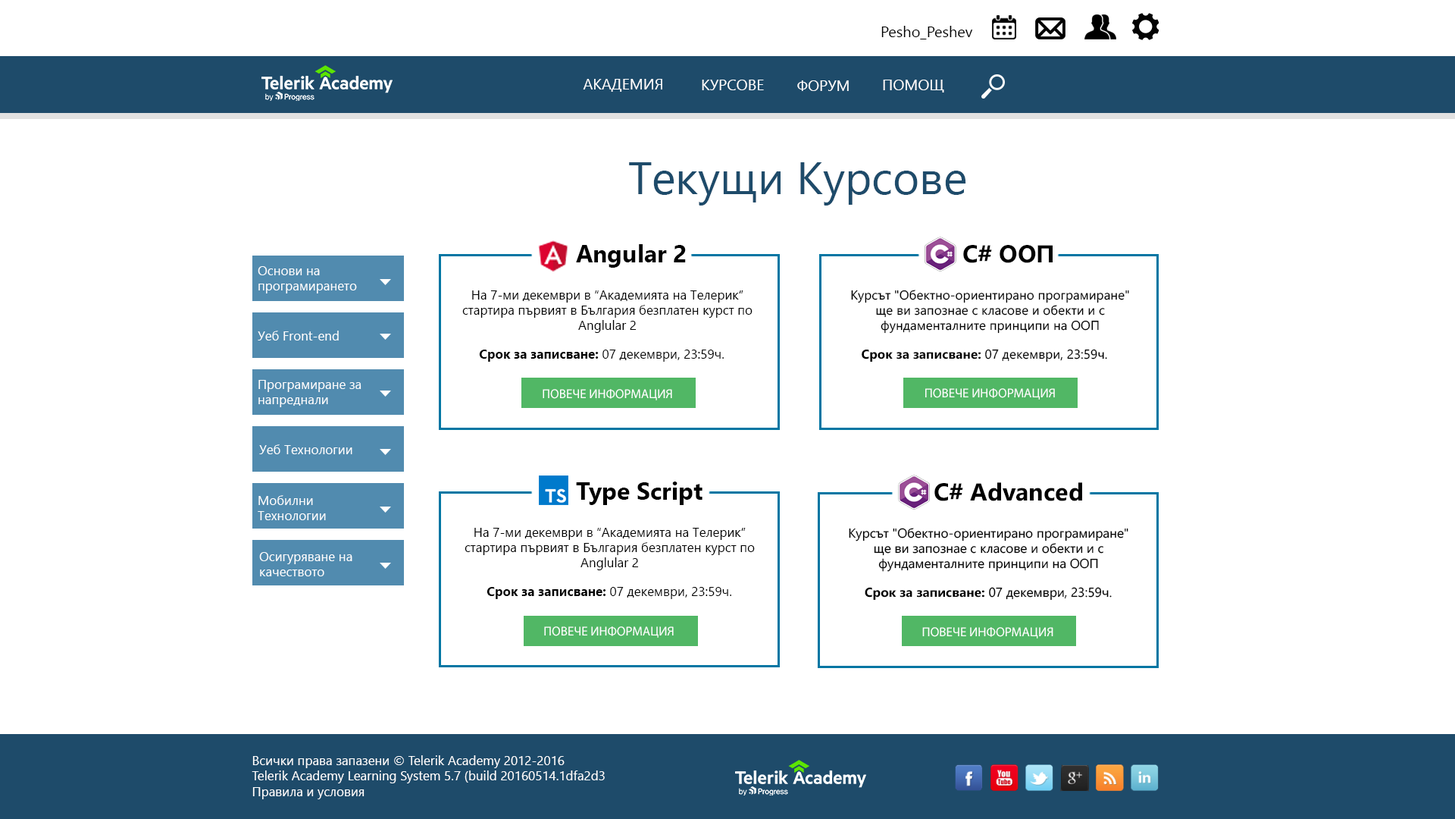
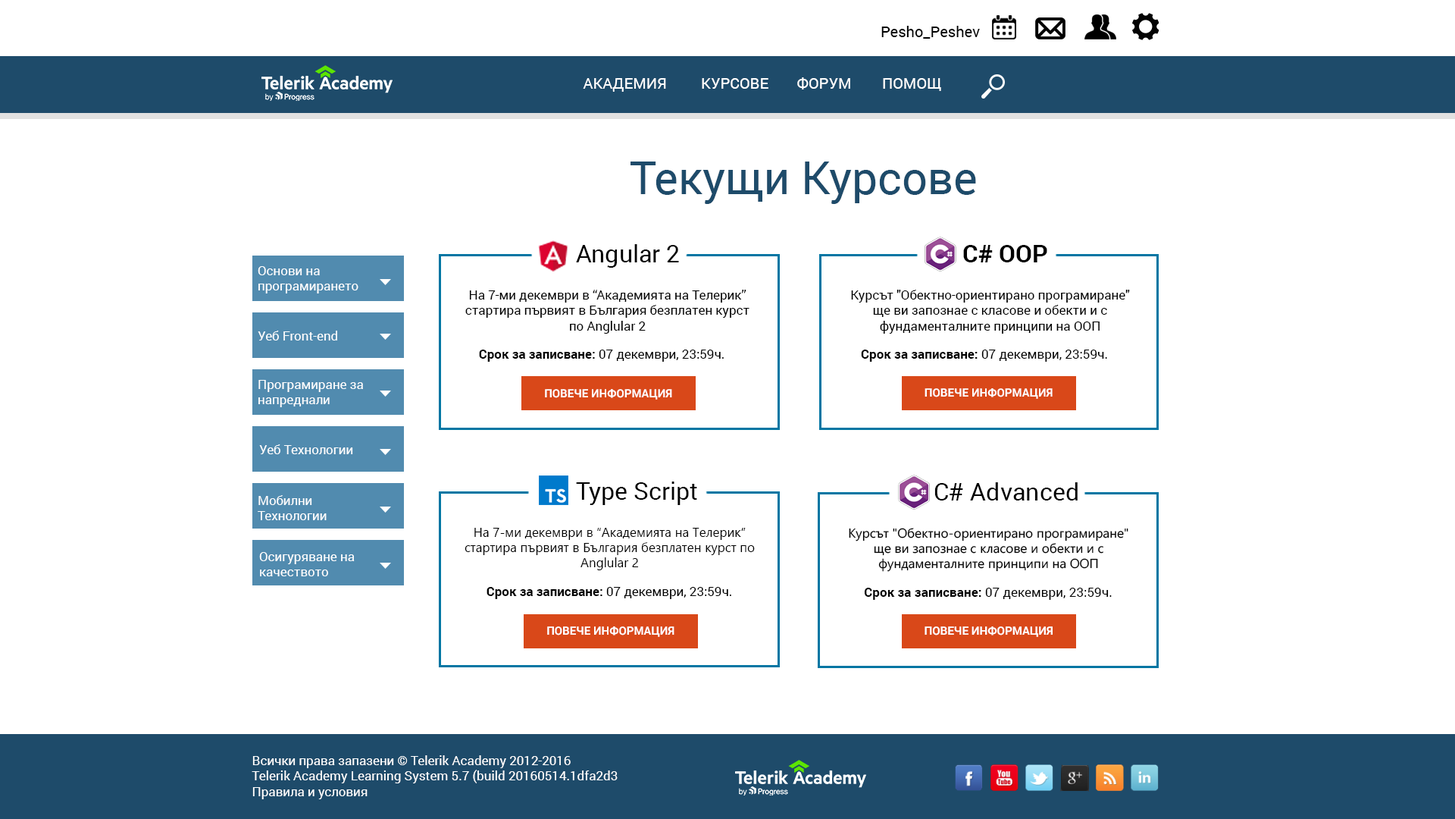
Two versions of the same layered image (1455x819). Layer-by-layer changes:
painted on "page header" over [629, 161, 977, 206]
painted on "course name" (1st of 4, in "course info 4") over [934, 482, 1083, 502]
painted on "deadline" (1st of 4, in "course info 4") over [864, 586, 1112, 601]
painted on "btn text" (1st of 4, in "course info 4") over [922, 626, 1054, 639]
painted on "btn background" (1st of 4, in "course info 4") over [902, 613, 1077, 649]
painted on "course name" (2nd of 4, in "course info 3") over [576, 481, 703, 505]
painted on "deadline" (2nd of 4, in "course info 3") over [486, 586, 732, 599]
painted on "btn text" (2nd of 4, in "course info 3") over [544, 626, 675, 638]
painted on "btn background" (2nd of 4, in "course info 3") over [523, 613, 699, 649]
painted on "course name" (3rd of 4, in "course info 2") over [963, 244, 1053, 264]
painted on "course info" (3rd of 4, in "course info 2") over [851, 289, 1131, 334]
painted on "deadline" (3rd of 4, in "course info 2") over [861, 348, 1108, 363]
painted on "btn text" (3rd of 4, in "course info 2") over [924, 388, 1056, 400]
painted on "btn background" (3rd of 4, in "course info 2") over [902, 375, 1078, 411]
painted on "course name" (4th of 4, in "course info 1") over [576, 244, 686, 268]
painted on "course info" (4th of 4, in "course info 1") over [462, 289, 753, 334]
painted on "deadline" (4th of 4, in "course info 1") over [479, 349, 724, 362]
painted on "btn text" (4th of 4, in "course info 1") over [542, 388, 673, 401]
painted on "btn background" (4th of 4, in "course info 1") over [521, 375, 696, 411]
painted on "Основи на програмирането" over [257, 266, 359, 294]
painted on "Програмиране за напреднали" over [258, 380, 364, 408]
painted on "Мобилни Технологии" over [257, 494, 327, 520]
painted on "Осигуряване на качеството" over [259, 551, 355, 577]
painted on "footer left text" over [251, 754, 618, 799]
…and 11 more changes (11 painted)
